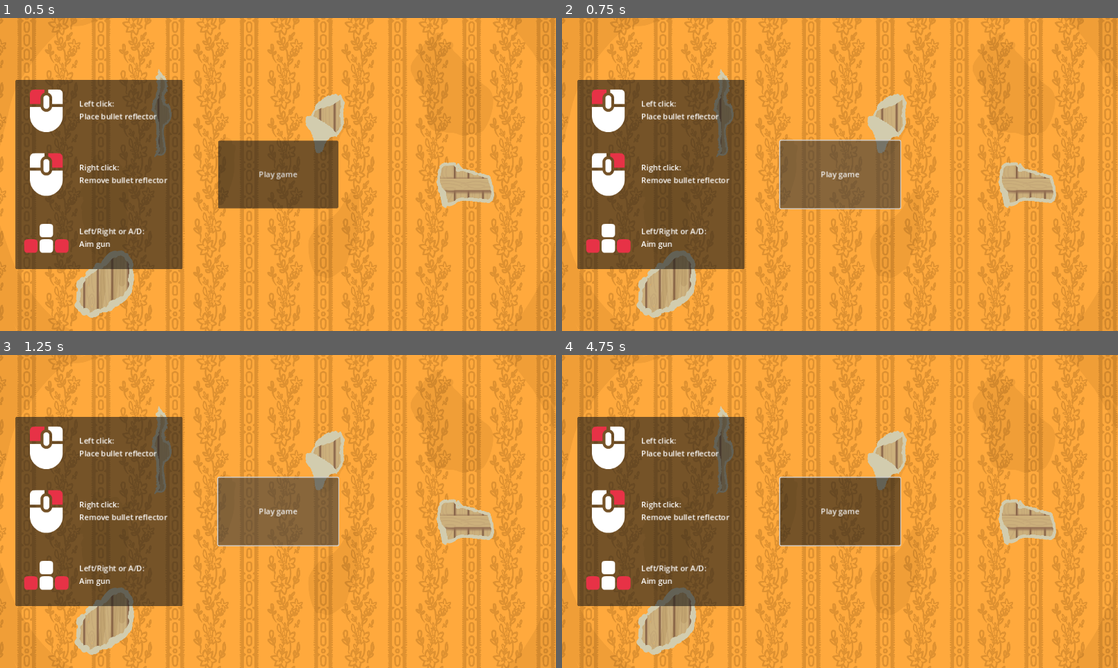
Above: before the commit, frames 1-4 (two rows, left to right).
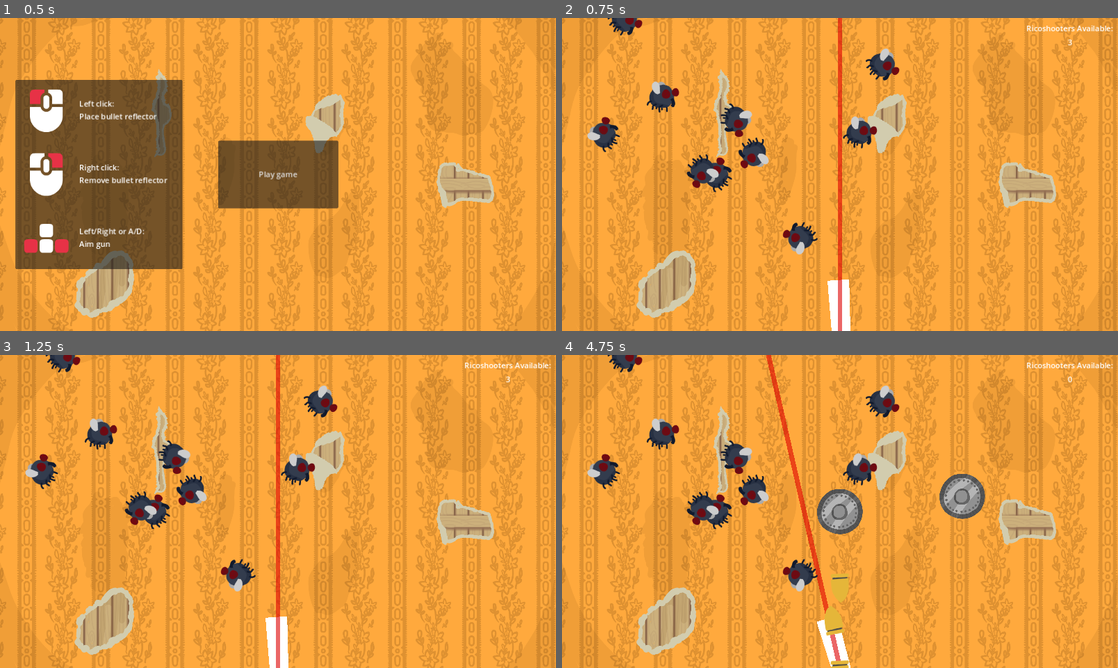
Above: after the commit, the same moments.

Repository: charlottebecconsall/fly-on-the-wall
Game: Godot game, scene res://scenes/menu.tscn
Two runs of this game, one before a commit and one after it. Both use one fixed random seed, a clock stepped at 60 frames per second and the inputs below.
Inputs (mouse positions are in pixels of both pictures, inside the frame that each line leads up to):
- Up to frame 1 (0.5 s): no input
- Up to frame 2 (0.75 s): click "Play game" at 0.5 s
- Up to frame 3 (1.25 s): no input
- Up to frame 4 (4.75 s): click (840, 511) at 1.25 s, where only the run before the commit has a clickable "Play game"; click (840, 511) at 2 s, where only the run before the commit has a clickable "Play game"; tap Enter (ui_accept) at 2.75, 3.02, 3.05, 3.32, 3.6, 3.77, 4.07, 4.55 s; move the mouse to (962, 495) at 2.77 s; click (962, 495) at 2.85 s; move the mouse to (728, 527) at 3.52 s; click (728, 527) at 3.8 s; move the mouse to (895, 442) at 4.27 s; hold A (aim_left) from 4.28 s (still down); click (895, 442) at 4.42 s

Frame 1 is identical in both runs. In frame 2, 26% of the frame differs, in the area x 2-100%, y 0-100%; in frame 3, 26%; in frame 4, 27%.

Commit message:
Add bullet

Diff:
--- a/project.godot
+++ b/project.godot
@@ -26,6 +26,7 @@
 [global_group]
 
 Ricoshooters=""
+Flies=""
 
 [input]
 
--- a/scenes/PlayGameButton.gd
+++ b/scenes/PlayGameButton.gd
@@ -12,5 +12,5 @@
 
 
 func _on_pressed() -> void:
-	get_tree().change_scene_to_file("res://main_game.tscn")
+	get_tree().change_scene_to_file("res://scenes/main_game.tscn")
 	# Go to main game
--- /dev/null
+++ b/scenes/bullet.gd
@@ -0,0 +1,25 @@
+extends Node2D
+
+@onready var ray_cast: RayCast2D = $RayCast2D
+var speed = 600
+
+func _ready():
+	ray_cast.target_position = Vector2(speed, 0)
+
+func _physics_process(delta: float) -> void:
+	var target_pos = global_position + global_transform.x * speed * delta
+	ray_cast.target_position = ray_cast.to_local(target_pos)
+
+	ray_cast.force_raycast_update()
+	if ray_cast.is_colliding() :
+		global_position = ray_cast.get_collision_point()
+		var new_dir = global_transform.x.reflect(ray_cast.get_collision_normal().orthogonal())
+		global_rotation = new_dir.angle()
+	else:
+		global_position = target_pos
+
+
+
+func _on_area_2d_area_entered(area: Area2D) -> void:
+	if area.owner.is_in_group("Flies"):
+		area.owner.queue_free()
--- /dev/null
+++ b/scenes/bullet.tscn
@@ -0,0 +1,26 @@
+[gd_scene load_steps=4 format=3 uid="uid://ccpl5tag6q20v"]
+
+[ext_resource type="Texture2D" uid="uid://bjp1yfcou8t38" path="res://assets/art/bullet.png" id="1_2q1f8"]
+[ext_resource type="Script" path="res://scenes/bullet.gd" id="1_tkp8g"]
+
+[sub_resource type="CircleShape2D" id="CircleShape2D_x2chw"]
+radius = 25.02
+
+[node name="Bullet" type="Node2D"]
+script = ExtResource("1_tkp8g")
+
+[node name="Sprite2D" type="Sprite2D" parent="."]
+texture = ExtResource("1_2q1f8")
+
+[node name="Area2D" type="Area2D" parent="."]
+
+[node name="CollisionShape2D" type="CollisionShape2D" parent="Area2D"]
+shape = SubResource("CircleShape2D_x2chw")
+
+[node name="RayCast2D" type="RayCast2D" parent="."]
+target_position = Vector2(200, 0)
+collision_mask = 2
+collide_with_areas = true
+collide_with_bodies = false
+
+[connection signal="area_entered" from="Area2D" to="." method="_on_area_2d_area_entered"]
--- a/scenes/end.tscn
+++ b/scenes/end.tscn
@@ -1,3 +1,21 @@
-[gd_scene format=3 uid="uid://dl3jdujuwu4ji"]
+[gd_scene load_steps=2 format=3 uid="uid://dl3jdujuwu4ji"]
 
-[node name="End" type="Node2D"]
+[ext_resource type="Texture2D" uid="uid://dcph6fxd21w4n" path="res://assets/art/Wallpaper.png" id="1_lus5u"]
+
+[node name="End" type="Control"]
+layout_mode = 3
+anchors_preset = 15
+anchor_right = 1.0
+anchor_bottom = 1.0
+grow_horizontal = 2
+grow_vertical = 2
+
+[node name="TextureRect" type="TextureRect" parent="."]
+layout_mode = 1
+anchors_preset = 15
+anchor_right = 1.0
+anchor_bottom = 1.0
+grow_horizontal = 2
+grow_vertical = 2
+texture = ExtResource("1_lus5u")
+expand_mode = 1
--- a/scenes/fly.gd
+++ b/scenes/fly.gd
@@ -8,7 +8,7 @@
 	wing_buzz_timer.start(randf_range(0.5, 3.0))
 
 func buzz_wings():
-	var fly_sprite = $Area2D/Fly
+	var fly_sprite = $Fly
 	var tween = create_tween()
 	for i in randi_range(4, 10):
 		tween.tween_callback(fly_sprite.set_frame.bind(1))
@@ -18,11 +18,6 @@
 	tween.tween_callback(wing_buzz_timer.start.bind(randf_range(0.5, 3.0)))
 
 
-# Called every frame. 'delta' is the elapsed time since the previous frame.
-func _process(delta: float) -> void:
-	pass
-
-
 func _on_fly_entered(area: Area2D) -> void:
 	if area.is_in_group("Ricoshooters"):
 		if !area.owner.is_queued_for_deletion():
--- a/scenes/fly.tscn
+++ b/scenes/fly.tscn
@@ -1,24 +1,24 @@
 [gd_scene load_steps=4 format=3 uid="uid://dlvv84dw41106"]
 
-[ext_resource type="Script" path="res://scenes/fly.gd" id="1_mb7yu"]
+[ext_resource type="Script" path="res://scenes/fly.gd" id="1_sgbb7"]
 [ext_resource type="Texture2D" uid="uid://5v6lw7mfyaji" path="res://assets/art/fly.png" id="2_75jsl"]
 
 [sub_resource type="CircleShape2D" id="CircleShape2D_ff4nw"]
-radius = 14.0357
+radius = 26.0
 
-[node name="Fly" type="Node2D"]
-script = ExtResource("1_mb7yu")
+[node name="Fly" type="Node2D" groups=["Flies"]]
+script = ExtResource("1_sgbb7")
+
+[node name="Fly" type="Sprite2D" parent="."]
+position = Vector2(-4.76837e-07, 1)
+texture = ExtResource("2_75jsl")
+hframes = 2
 
 [node name="Area2D" type="Area2D" parent="."]
 
 [node name="CollisionShape2D" type="CollisionShape2D" parent="Area2D"]
 shape = SubResource("CircleShape2D_ff4nw")
 
-[node name="Fly" type="Sprite2D" parent="Area2D"]
-position = Vector2(-4.76837e-07, 1)
-texture = ExtResource("2_75jsl")
-hframes = 2
-
 [node name="WingBuzzTimer" type="Timer" parent="."]
 one_shot = true
 
--- a/scenes/gun.gd
+++ b/scenes/gun.gd
@@ -15,6 +15,8 @@
 	if Input.is_action_pressed("aim_right"):
 		rotate(delta * 0.5)
 	update_preview_line()
+	if Input.is_action_just_pressed("ui_accept"):
+		shoot()
 
 func update_preview_line():
 	preview_ray.transform = Transform2D.IDENTITY
@@ -34,3 +36,10 @@
 		else:
 			preview_line.add_point(to_local(preview_ray.to_global(preview_ray.target_position)))
 			break
+
+
+func shoot():
+	var bullet = preload("res://scenes/bullet.tscn").instantiate()
+	bullet.global_position = global_position
+	bullet.global_rotation = global_rotation
+	add_sibling(bullet)
--- a/scenes/main_game.gd
+++ b/scenes/main_game.gd
@@ -5,7 +5,7 @@
 
 func load_flies(num_flies):
 	for i in num_flies:
-		var fly_scene = preload("res://fly.tscn")
+		var fly_scene = preload("res://scenes/fly.tscn")
 		var fly = fly_scene.instantiate() as Node2D
 		add_child(fly)
 		fly.entry_refused.emit(reject_ricoshooter)
@@ -37,7 +37,7 @@
 # Called every frame. 'delta' is the elapsed time since the previous frame.
 func _process(delta: float) -> void:
 	if Input.is_action_just_pressed("place_ricoshooter") and num_ricoshooters > 0:
-		var ricoshooter_scene = preload("res://ricoshooters.tscn")
+		var ricoshooter_scene = preload("res://scenes/ricoshooters.tscn")
 		var ricoshooter = ricoshooter_scene.instantiate()
 		add_child(ricoshooter)
 		ricoshooter.position = get_global_mouse_position()
Not shown: 1 places in scenes/ricoshooters.tscn that only renumber resources
